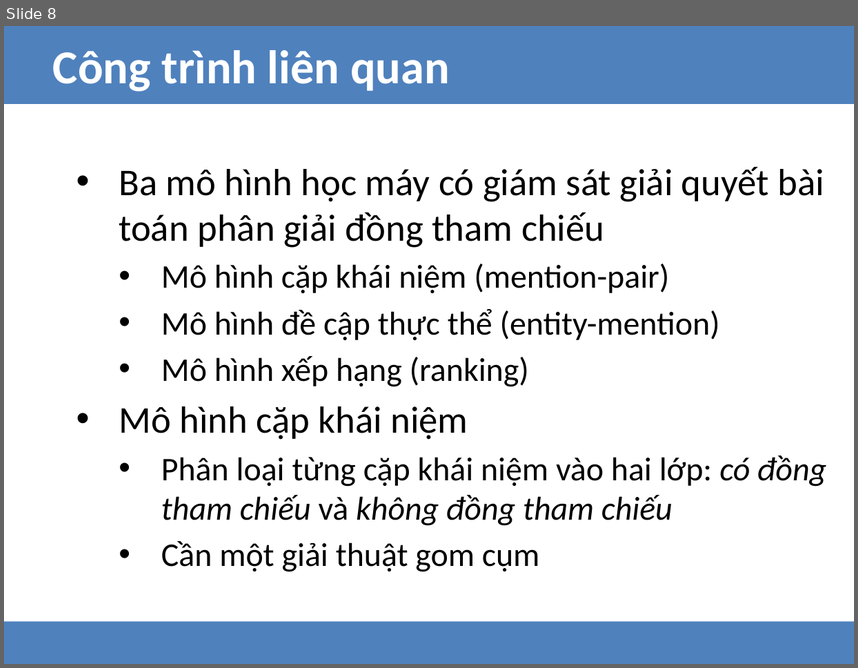
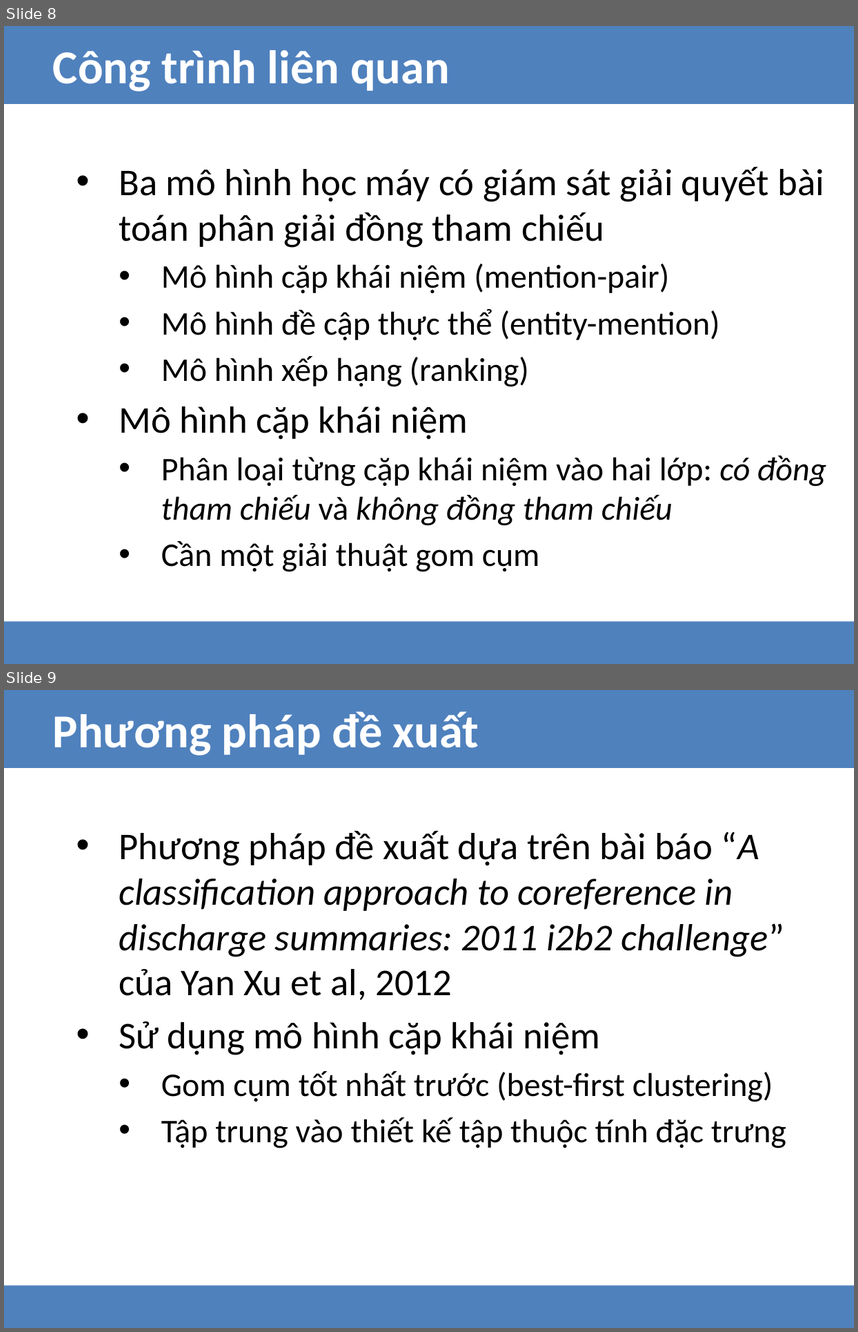
Before and after one commit to hungnd1475/graduate-thesis-hcmut-2015, a slide deck: reports/tttn/thay_tru_v2.pptx. Shown one above the other, each under a label of ours: slide 8 before the commit, slides 8 and 9 after it. The pictures are 858x668 and 858x1332 pixels, drawn with LibreOffice and Linux fonts; fonts in the diff are those of the drawing. Boxes give left, top, right and bottom in pixels: in the first picture for what was removed or moved away, otherwise in the second. Text is boxed around its words. In the diff, an @@ line names an element or a change of style, - is before the commit and + after.

```diff
--- a/reports/tttn/thay_tru_v2.pptx
+++ b/reports/tttn/thay_tru_v2.pptx
@@ slide 9 added at (4, 690, 854, 1328), background #FFFFFF @@
@@ rectangle added at (4, 690, 854, 768), fill #4F81BD @@
@@ text added at (53, 711, 479, 756), 40 pt, text #FFFFFF, bold @@
+Phương pháp đề xuất
@@ text added at (119, 831, 786, 1148), 32 pt, text #000000 @@
+• Phương pháp đề xuất dựa trên bài báo “A classification approach to coreference in discharge summaries: 2011 i2b2 challenge” của Yan Xu et al, 2012
+• Sử dụng mô hình cặp khái niệm
+  • Gom cụm tốt nhất trước (best-first clustering)
+  • Tập trung vào thiết kế tập thuộc tính đặc trưng
@@ rectangle added at (4, 1285, 854, 1328), fill #4F81BD @@
```
Also in this commit, not shown: 1 slide changed.
